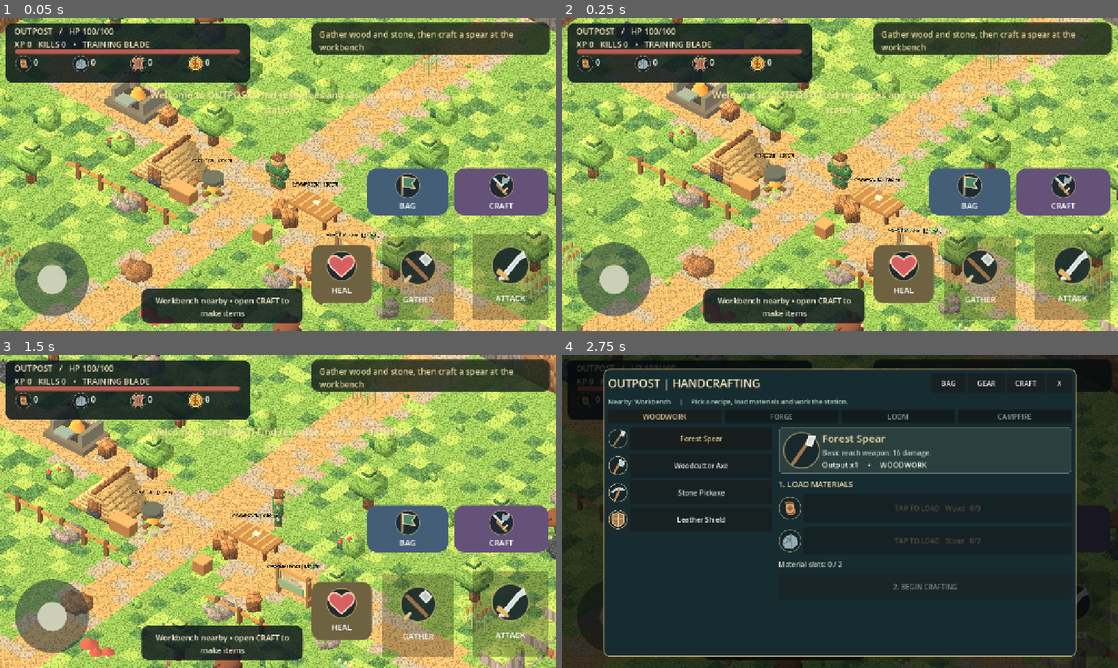
Above: before the commit, frames 1-4 (two rows, left to right).
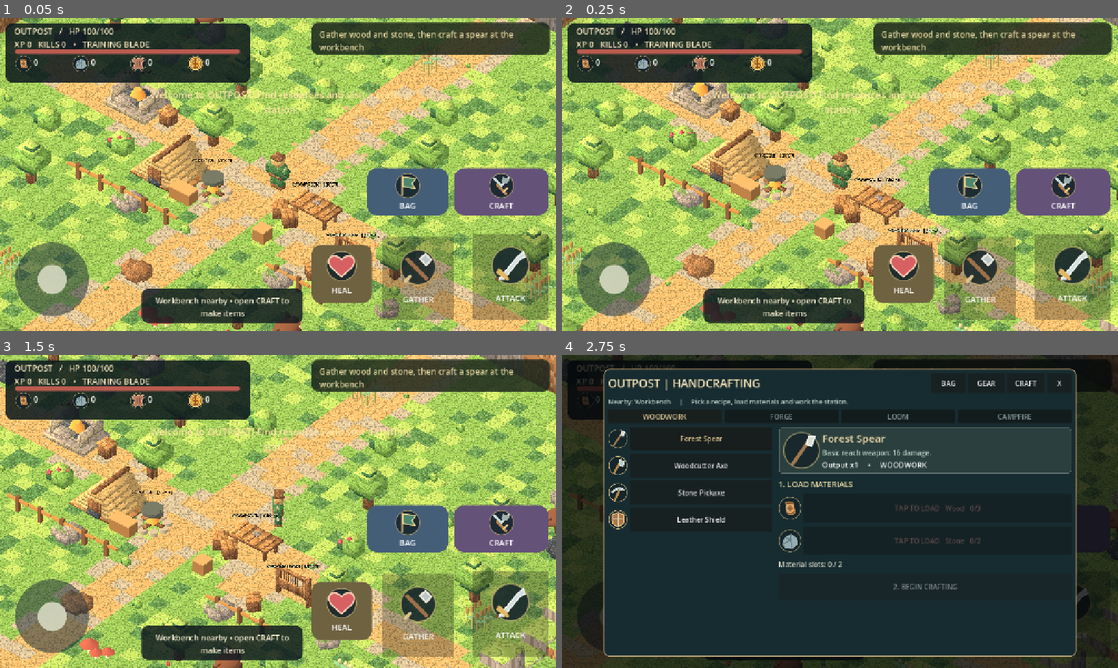
Above: after the commit, the same moments.

Repository: Smurfis/outpost-rpg
Game: Godot game, scene res://scenes/main.tscn
Two runs of this game, one before a commit and one after it. Both use one fixed random seed, a clock stepped at 60 frames per second and the inputs below.
Inputs (mouse positions are in pixels of both pictures, inside the frame that each line leads up to):
- Up to frame 1 (0.05 s): no input
- Up to frame 2 (0.25 s): no input
- Up to frame 3 (1.5 s): move the mouse to (400, 495) at 0.52 s; hold D (outpost_right) 0.53-1.25 s; hold F (outpost_attack) 0.53-1.25 s; click (400, 495) at 0.67 s; tap Space at 0.77 s; drag from (166, 527) to (250, 574) at 1.27 s
- Up to frame 4 (2.75 s): move the mouse to (895, 442) at 2.02 s; hold D (outpost_right) from 2.03 s (still down); hold C (outpost_craft) from 2.03 s (still down)

The runs differ from the first frame. In frame 1, 1.1% of the frame differs, in the area x 18-66%, y 20-73%; in frame 2, 1.2%; in frame 3, 1.4%, in the area x 7-56%, y 20-81%; in frame 4, nothing differs.

Commit message:
feat(voxel): atlas-textured workbench, forge, loom and campfire structures

Diff:
--- a/scripts/station.gd
+++ b/scripts/station.gd
@@ -1,4 +1,5 @@
 extends Node3D
+const VOXEL_PALETTE = preload("res://scripts/voxel/voxel_palette.gd")
 ## Four readable 3D crafting stations. Built-in meshes; original, mobile-friendly.
 var station_id: String = "workbench"
 var activity: float = 0.0
@@ -23,6 +24,32 @@
 	return mesh_node
 
 func _block(size: Vector3, at: Vector3, tint: Color) -> MeshInstance3D:
+	if get_parent() != null and bool(get_parent().get("voxel_art_enabled")):
+		var top_tile: int = 11
+		var side_tile: int = 8
+		match station_id:
+			"forge":
+				top_tile = 4
+				side_tile = 12
+				if tint.v < 0.40:
+					top_tile = 15
+			"loom":
+				top_tile = 11
+				side_tile = 8
+			"campfire":
+				top_tile = 8
+				side_tile = 8
+			"workbench":
+				if tint.s < 0.22:
+					top_tile = 4
+					side_tile = 4
+		var st := SurfaceTool.new()
+		st.begin(Mesh.PRIMITIVE_TRIANGLES)
+		VOXEL_PALETTE.box(st, Vector3.ZERO, size, top_tile, side_tile)
+		var mesh_node: MeshInstance3D = VOXEL_PALETTE.as_instance(st, "PixelCraftingBlock")
+		mesh_node.position = at
+		add_child(mesh_node)
+		return mesh_node
 	var shape := BoxMesh.new()
 	shape.size = size
 	return _part(shape, at, tint)
